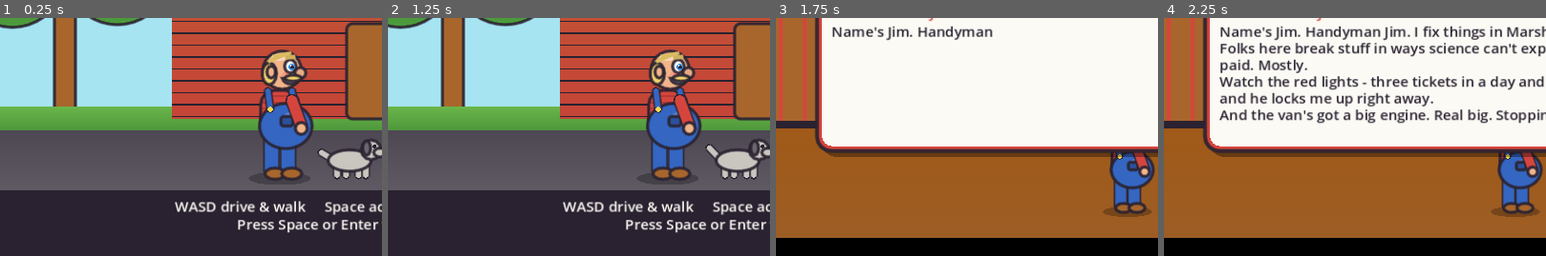
Above: before the commit, frames 1-4 (left to right).
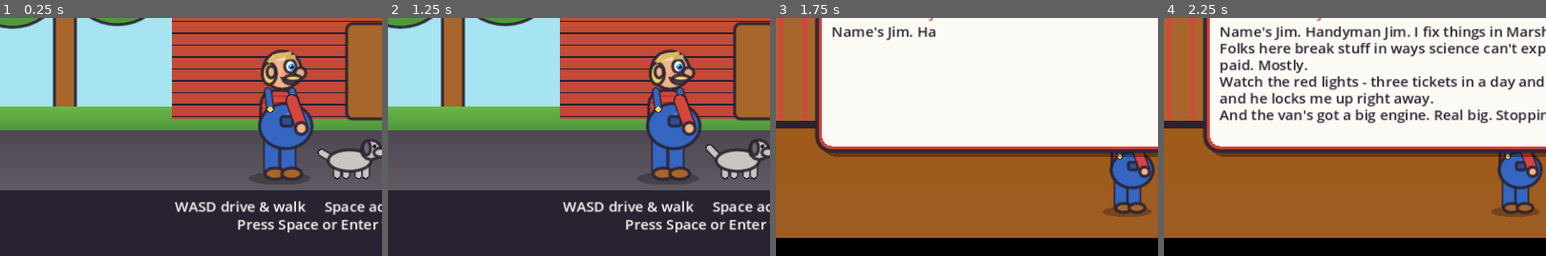
Above: after the commit, the same moments.

Repository: david-brandt-the-icelander/retro-games
Game: Godot game, scene res://main.tscn
Same seed, same stepped clock (60 frames per second), same inputs: the game is played once before the commit and once after it.
Inputs (mouse positions are % of the whole screen's width and height, from its top left):
- Up to frame 1 (0.25 s): no input
- Up to frame 2 (1.25 s): tap Enter (map) at 0.5 s; move the mouse to (72, 45) at 0.52 s; hold D (right) from 0.53 s (still down); tap Space (act) at 0.6 s; click (72, 45) at 0.67 s
- Up to frame 3 (1.75 s): move the mouse to (30, 55) at 1.27 s; release D (right) at 1.28 s; hold S (down) from 1.28 s (still down); tap Space (act) at 1.35 s
- Up to frame 4 (2.25 s): move the mouse to (60, 28) at 2.02 s; release S (down) at 2.03 s; hold D (right) from 2.03 s (still down); tap Keypad Enter at 2.1 s
The pictures show only the part of the screen within x 1-51%, y 39-89%; the shares and areas given below are measured in that part.

Frames 1-2 are identical in both runs. In frame 3, 0.4% of the frame differs, in the area x 42-57%, y 3-10%; in frame 4, nothing differs.

Commit message:
Handyman Jim: slower, deeper mumble in whole phrases
Speech no longer chops the recording into syllables. While a person's
line types out, one voice plays the muffled recording continuously from
the start of a random phrase (27 phrase starts, picked just after a
pause), so you hear real words run together, mumbled. It fades out when
the line finishes, changes voice when the speaker changes, and stays
silent for narration.

Slower and deeper: every speaker's pitch is lower (Jim 0.62, others
0.70 to 1.02), which also slows the words, and text types at 40
characters a second. The clip is now 45 seconds of the same public-
domain LibriVox reading; audio/CREDITS.md has the new range and filters.

Co-Authored-By: Claude Opus 5.5 <noreply@anthropic.com>
Claude-Session: https://claude.ai/code/session_015ZiMTKvVLLTTSvnC5V5VcZ

Diff:
--- a/games/handyman-jim/scripts/dialog.gd
+++ b/games/handyman-jim/scripts/dialog.gd
@@ -20,9 +20,8 @@
 var _voices: Array = []   # speaker per wrapped line ("" = silent narration)
 var _shown := 0.0         # characters revealed so far (typewriter)
 var _total := 0
-var _last_blip := 0
 
-const CPS := 55.0         # typewriter speed, characters per second
+const CPS := 40.0         # typewriter speed, characters per second
 
 func is_open() -> bool:
 	return _mode != ""
@@ -46,7 +45,6 @@
 	for l in _lines:
 		_total += l.length()
 	_shown = 0.0
-	_last_blip = 0
 	_title = title
 	_on_done = on_done
 	_open("msg")
@@ -86,12 +84,15 @@
 	if _mode == "msg":
 		if _shown < _total:
 			_shown = minf(_total, _shown + _dt * CPS)
-			_babble()
+			Sfx.talk(_voice_at(int(_shown)))   # whoever's line is typing speaks; narration is silent
 			if go:
 				_shown = _total          # first press shows the whole page
+			if _shown >= _total:
+				Sfx.hush()
 			queue_redraw()
 		elif go or Input.is_action_just_pressed("cancel"):
 			Sfx.stop_ring()
+			Sfx.hush()
 			var cb := _on_done
 			_close()
 			if cb.is_valid():
@@ -156,18 +157,12 @@
 				Art.text(self, Vector2(r.position.x + 12, y), s, col, SIZE)
 		Art.text(self, Vector2(r.position.x + 12, r.end.y - 8), _footer, Pal.DGRAY, 10)
 
-## One mumbled syllable every seven letters (about eight a second), in the voice of whoever is speaking on that line.
-func _babble() -> void:
-	var n := int(_shown)
-	if n - _last_blip < 7:
-		return
-	_last_blip = n
+## The speaker of the line that character n falls on ("" for narration).
+func _voice_at(n: int) -> String:
 	var left := n
 	for i in _lines.size():
 		var len: int = _lines[i].length()
 		if left <= len:
-			var ch: String = _lines[i].substr(maxi(0, left - 1), 1) if left > 0 else " "
-			if ch != " ":
-				Sfx.blip(_voices[i])
-			return
+			return _voices[i]
 		left -= len
+	return ""
--- a/games/handyman-jim/scripts/game.gd
+++ b/games/handyman-jim/scripts/game.gd
@@ -107,7 +107,7 @@
 	toast.emit(t)
 	var who: String = Sfx.speaker_of(t)
 	if who != "":
-		Sfx.babble(who, clampi(t.length() / 9, 2, 6))
+		Sfx.remark(who, t)
 
 func charge(amount: int, why: String) -> void:
 	cash -= amount
--- a/games/handyman-jim/scripts/sfx.gd
+++ b/games/handyman-jim/scripts/sfx.gd
@@ -1,17 +1,18 @@
 extends Node
-## Every sound in the game. The phone ring and the horn are synthesised at start-up; the
-## "bla-bla" speech is random 150 ms slices of a muffled public-domain recording
-## (audio/voice.wav, see audio/CREDITS.md), pitch-shifted per speaker so it sounds like
-## real people mumbling behind a wall.
+## Every sound in the game. The phone ring and the horn are synthesised at start-up. Speech is
+## a muffled public-domain recording (audio/voice.wav, see audio/CREDITS.md) played as whole
+## phrases of real words while a person's line types out, slowed and deepened per speaker, so it
+## sounds like people mumbling behind a wall.
 
 const RATE := 22050
 const VOICE := preload("res://audio/voice.wav")
-## Start times (seconds) in voice.wav where a syllable begins, picked from the clip's loudness.
-const GRAINS := [0.09,0.349,0.998,1.207,2.514,2.903,3.821,4.091,4.42,4.55,4.699,4.949,6.745,6.884,7.034,7.383,7.693,7.912,8.331,9.119,9.389,9.838,10.187,11.324,11.554,11.863,12.651,12.781,13.15,13.659,14.507,15.505,15.834]
-const GRAIN_LEN := 0.15
+## Start times (seconds) in voice.wav where a spoken phrase begins, right after a pause.
+const PHRASES := [2.48, 3.79, 4.39, 6.08, 6.71, 8.3, 9.09, 11.29, 11.83, 13.12, 15.22, 18.04, 19.19, 19.64, 22.14, 23.1, 26.09, 28.58, 30.59, 31.94, 34.1, 35.73, 36.05, 37.27, 40.51, 42.81, 43.81]
 const VOICE_DB := -3.0
 
-var _fades := {}   # player -> its running fade tween
+var _talk: AudioStreamPlayer      # the one voice that speaks the current line
+var _talk_fade: Tween
+var _talker := ""                  # who is speaking now ("" = nobody)
 var _ring: AudioStreamWAV
 var _horn: AudioStreamWAV
 var _voices: Array = []
@@ -28,6 +29,9 @@
 		p.volume_db = -6.0
 		add_child(p)
 		_voices.append(p)
+	_talk = AudioStreamPlayer.new()
+	_talk.stream = VOICE
+	add_child(_talk)
 	_ring_player = AudioStreamPlayer.new()
 	_ring_player.volume_db = -4.0
 	add_child(_ring_player)
@@ -75,33 +79,49 @@
 func voice_pitch(speaker: String) -> float:
 	var k := speaker.to_upper()
 	if k == "JIM" or k.begins_with("JIM "):
-		return 0.8                                         # Jim: the lowest voice in town
+		return 0.62                                        # Jim: the lowest voice in town
 	var h := absi(k.hash())
-	return 0.88 + float(h % 1000) / 1000.0 * 0.5     # everyone else: 0.88 - 1.38
+	return 0.7 + float(h % 1000) / 1000.0 * 0.32     # everyone else: 0.70 - 1.02
 
-## One mumbled syllable in this speaker's voice: a random slice of the recording, faded out.
-func blip(speaker: String) -> void:
+## Start (or keep) speaking as this person: real words from the recording, from the start of a
+## random phrase, at the speaker's own pitch. Calling it again for the same speaker changes nothing.
+func talk(speaker: String) -> void:
 	if speaker == "":
+		hush()
 		return
-	var p: AudioStreamPlayer = _voices[_next]
-	_next = (_next + 1) % _voices.size()
-	if _fades.has(p) and _fades[p].is_valid():
-		_fades[p].kill()
-	p.stream = VOICE
-	p.pitch_scale = voice_pitch(speaker) * rng.randf_range(0.94, 1.08)
-	p.volume_db = VOICE_DB
-	p.play(GRAINS[rng.randi_range(0, GRAINS.size() - 1)])
-	var tw := create_tween()
-	tw.tween_interval(GRAIN_LEN * 0.7)
-	tw.tween_property(p, "volume_db", -40.0, GRAIN_LEN * 0.3)
-	tw.tween_callback(p.stop)
-	_fades[p] = tw
+	if speaker == _talker and _talk.playing:
+		return
+	_talker = speaker
+	if _talk_fade and _talk_fade.is_valid():
+		_talk_fade.kill()
+	_talk.pitch_scale = voice_pitch(speaker)
+	_talk.volume_db = VOICE_DB
+	_talk.play(PHRASES[rng.randi_range(0, PHRASES.size() - 1)])
 
-## A short burst of babble, for one-line speech that pops up as a toast.
-func babble(speaker: String, syllables: int) -> void:
-	for i in syllables:
-		blip(speaker)
-		await get_tree().create_timer(0.13).timeout
+## Stop talking with a short fade, so words trail off rather than click off.
+func hush() -> void:
+	if _talker == "" and not _talk.playing:
+		return
+	_talker = ""
+	if _talk_fade and _talk_fade.is_valid():
+		_talk_fade.kill()
+	_talk_fade = create_tween()
+	_talk_fade.tween_property(_talk, "volume_db", -40.0, 0.25)
+	_talk_fade.tween_callback(_talk.stop)
+
+## A pop-up remark: the speaker talks for about as long as the line takes to read aloud.
+func remark(speaker: String, text: String) -> void:
+	talk(speaker)
+	await get_tree().create_timer(clampf(text.length() * 0.06, 0.8, 2.5)).timeout
+	if _talker == speaker:
+		hush()
+
+func _process(_dt: float) -> void:
+	# at the end of the recording, carry on from another phrase rather than falling silent
+	if _talker != "" and not _talk.playing:
+		var who := _talker
+		_talker = ""
+		talk(who)
 
 func ring() -> void:
 	_ring_player.stream = _ring
--- a/games/handyman-jim/tests/flow.gd
+++ b/games/handyman-jim/tests/flow.gd
@@ -155,9 +155,17 @@
 	check(Game.minute == t0 and m.drive.cars[0].pos == cars0, "the game is frozen while the planner is open")
 	m.hud.planner = false
 	# sounds are generated, and speakers sound different
-	check(Sfx._ring.data.size() > 100000 and Sfx.VOICE.get_length() > 10.0 and Sfx.GRAINS.size() > 20, "ring generated and the mumble recording loaded")
+	check(Sfx._ring.data.size() > 100000 and Sfx.VOICE.get_length() > 40.0 and Sfx.PHRASES.size() > 20, "ring generated and the mumble recording loaded")
 	check(Sfx.speaker_of("Gus: \"Ope.\"") == "Gus" and Sfx.speaker_of("*BRRRING*") == "", "speaker detection")
 	check(absf(Sfx.voice_pitch("Gus") - Sfx.voice_pitch("Brenda Kowalski")) > 0.01 and Sfx.voice_pitch("JIM") < Sfx.voice_pitch("Gus") and Sfx.voice_pitch("JIM") < 0.85, "each speaker has their own pitch, Jim lowest")
+	# a speaker talks in continuous phrases and stops when told to
+	Sfx.talk("Gus")
+	var first_talker: String = Sfx._talker
+	Sfx.talk("Gus")
+	check(first_talker == "Gus" and Sfx._talker == "Gus" and absf(Sfx._talk.pitch_scale - Sfx.voice_pitch("Gus")) < 0.001,
+		"a speaker talks at their own pitch (%s, %.4f vs %.4f)" % [first_talker, Sfx._talk.pitch_scale, Sfx.voice_pitch("Gus")])
+	Sfx.hush()
+	check(Sfx._talker == "", "talking stops when the line is done")
 	# the only controls are WASD, Space and Enter
 	var allowed := [KEY_W, KEY_A, KEY_S, KEY_D, KEY_SPACE, KEY_ENTER, KEY_KP_ENTER]
 	var stray := []
Not shown, changed: games/handyman-jim/.dev/component-diagram.json
Not shown, changed: games/handyman-jim/audio/CREDITS.md
Not shown, changed: games/handyman-jim/audio/voice.wav
